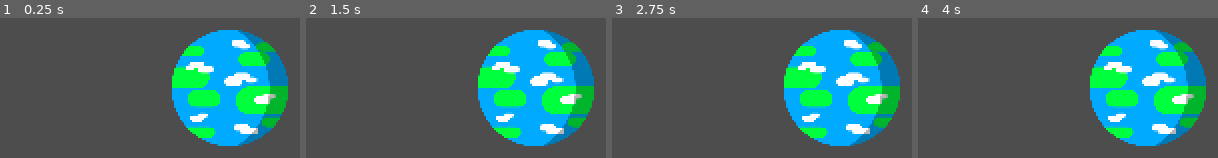
Above: before the commit, frames 1-4 (left to right).
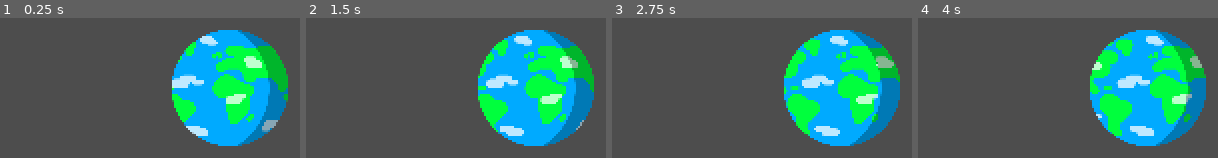
Above: after the commit, the same moments.

Repository: Andreas-R/GmtkJam2025
Game: Godot game, scene res://Scenes/_Slingshot.tscn
Same seed, same stepped clock (60 frames per second), same inputs: the game is played once before the commit and once after it. This scene is started directly instead of the project's main scene.
Inputs (mouse positions are in pixels of both pictures, inside the frame that each line leads up to):
- Up to frame 1 (0.25 s): no input
- Up to frame 2 (1.5 s): click (537, 88) at 0.67 s; move the mouse to (375, 117) at 1.27 s; click (375, 117) at 1.42 s
- Up to frame 3 (2.75 s): move the mouse to (outside the picture) at 2.02 s; click (outside the picture) at 2.17 s
- Up to frame 4 (4 s): move the mouse to (outside the picture) at 2.77 s; click (outside the picture) at 2.92 s; move the mouse to (outside the picture) at 3.52 s; click (outside the picture) at 3.67 s

The runs differ from the first frame. In frame 1, 16% of the frame differs, in the area x 57-96%, y 12-86%; in frame 2, 15%; in frame 3, 14%; in frame 4, 13%.

Commit message:
animated earth

Diff:
--- a/gmtkjam2025/Prefabs/Earth.tscn
+++ b/gmtkjam2025/Prefabs/Earth.tscn
@@ -1,9 +1,13 @@
-[gd_scene load_steps=8 format=3 uid="uid://jxwaqtrcn11h"]
+[gd_scene load_steps=12 format=3 uid="uid://jxwaqtrcn11h"]
 
 [ext_resource type="Script" uid="uid://bw50u5b4atcvu" path="res://Scripts/Earth.gd" id="1_cbl6o"]
 [ext_resource type="Texture2D" uid="uid://bg1opds3ehr18" path="res://Sprites/earth.png" id="2_b5ctf"]
+[ext_resource type="Texture2D" uid="uid://dk8ydtsudh3v2" path="res://Sprites/continents.png" id="3_b5ctf"]
+[ext_resource type="Script" uid="uid://cjr7jmyyfrkk1" path="res://Scripts/Parallax.gd" id="3_ctwuv"]
 [ext_resource type="Script" uid="uid://b05irphxoyge8" path="res://Scripts/Slingshot.gd" id="3_jb6s3"]
 [ext_resource type="Texture2D" uid="uid://dqc0jt88oe0ra" path="res://Sprites/pixel.png" id="4_4fflb"]
+[ext_resource type="Texture2D" uid="uid://b6xtngyabe3pu" path="res://Sprites/clouds.png" id="4_ctwuv"]
+[ext_resource type="Texture2D" uid="uid://dw2wtehtqkboc" path="res://Sprites/earth_shadow.png" id="5_2q7co"]
 [ext_resource type="Texture2D" uid="uid://6cviwxbm16yi" path="res://Sprites/slingshot.png" id="5_ctwuv"]
 [ext_resource type="Texture2D" uid="uid://cfu64xk4wnspb" path="res://Sprites/crosshair.png" id="6_2q7co"]
 
@@ -13,8 +17,41 @@
 [node name="Earth" type="Node2D"]
 script = ExtResource("1_cbl6o")
 
-[node name="Sprite2D" type="Sprite2D" parent="."]
+[node name="Planet" type="Sprite2D" parent="."]
+clip_children = 2
 texture = ExtResource("2_b5ctf")
+
+[node name="ContinentsParallax" type="Node2D" parent="Planet"]
+position = Vector2(-870, 0)
+script = ExtResource("3_ctwuv")
+scroll_speed = 20.0
+parallax_width = 1740
+
+[node name="Continents" type="Sprite2D" parent="Planet/ContinentsParallax"]
+clip_children = 2
+texture = ExtResource("3_b5ctf")
+
+[node name="ContinentsOffset" type="Sprite2D" parent="Planet/ContinentsParallax"]
+position = Vector2(870, 0)
+texture = ExtResource("3_b5ctf")
+
+[node name="CloudsParallax" type="Node2D" parent="Planet"]
+position = Vector2(-870, 0)
+script = ExtResource("3_ctwuv")
+scroll_speed = 30.0
+parallax_width = 1740
+
+[node name="Clouds" type="Sprite2D" parent="Planet/CloudsParallax"]
+modulate = Color(1, 1, 1, 0.745098)
+texture = ExtResource("4_ctwuv")
+
+[node name="CloudsOffset" type="Sprite2D" parent="Planet/CloudsParallax"]
+modulate = Color(1, 1, 1, 0.745098)
+position = Vector2(870, 0)
+texture = ExtResource("4_ctwuv")
+
+[node name="Shadow" type="Sprite2D" parent="Planet"]
+texture = ExtResource("5_2q7co")
 
 [node name="Area2D" type="Area2D" parent="."]
 collision_layer = 4
--- a/gmtkjam2025/Scripts/Earth.gd
+++ b/gmtkjam2025/Scripts/Earth.gd
@@ -2,7 +2,7 @@
 
 extends Node2D
 
-@onready var sprite: Sprite2D = $Sprite2D
+@onready var sprite: Sprite2D = $Planet
 @onready var slingshot: Slingshot = $Slingshot
 
 var scale_sprite_tween: Tween
--- /dev/null
+++ b/gmtkjam2025/Scripts/Parallax.gd
@@ -0,0 +1,15 @@
+extends Node2D
+
+@export var scroll_speed: float = 100.0
+@export var parallax_width: int = 512
+
+func _process(delta):
+    for node: Node2D in get_children():
+        node.position.x += scroll_speed * delta
+
+        if scroll_speed > 0:
+            if node.position.x >= parallax_width:
+                node.position.x -= parallax_width
+        else:
+            if node.position.x <= parallax_width:
+                node.position.x += parallax_width
Not shown, added: gmtkjam2025/Scripts/Parallax.gd.uid
Binary file added: gmtkjam2025/Sprites/clouds.png
Not shown, added: gmtkjam2025/Sprites/clouds.png.import
Binary file added: gmtkjam2025/Sprites/continents.png
Not shown, added: gmtkjam2025/Sprites/continents.png.import
Binary file changed: gmtkjam2025/Sprites/crosshair.png
Binary file changed: gmtkjam2025/Sprites/earth.png
Binary file added: gmtkjam2025/Sprites/earth_shadow.png
Not shown, added: gmtkjam2025/Sprites/earth_shadow.png.import
Binary file changed: gmtkjam2025/Sprites/satellite.png
Binary file changed: gmtkjam2025/Sprites/slingshot.png
